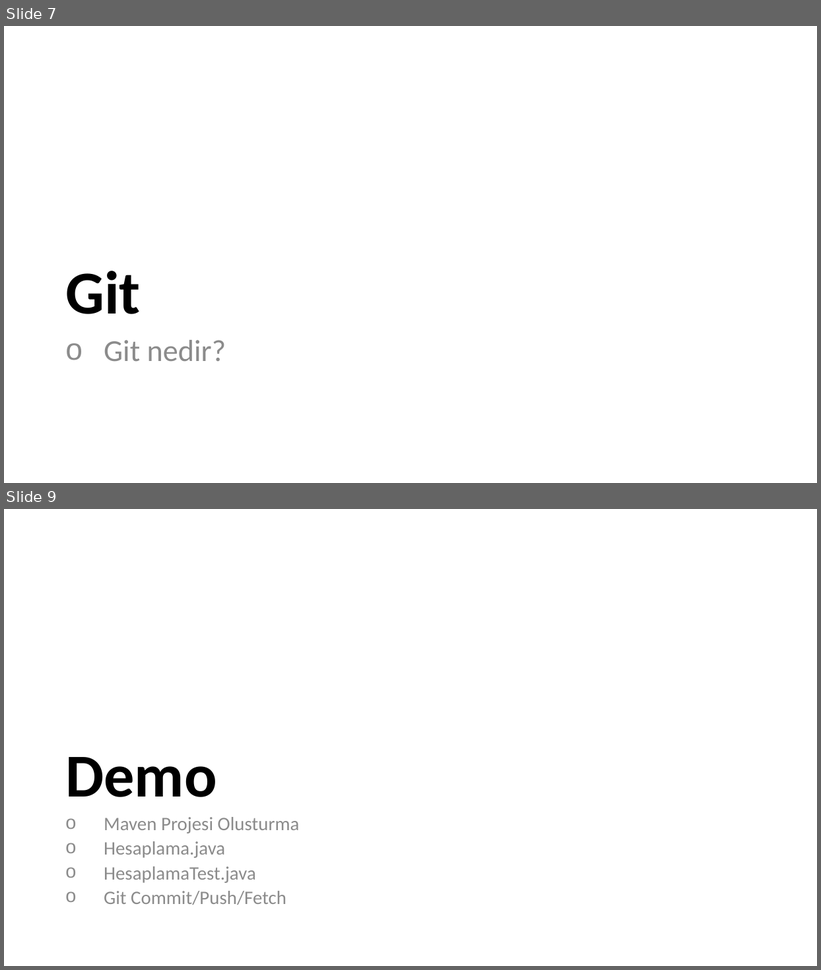
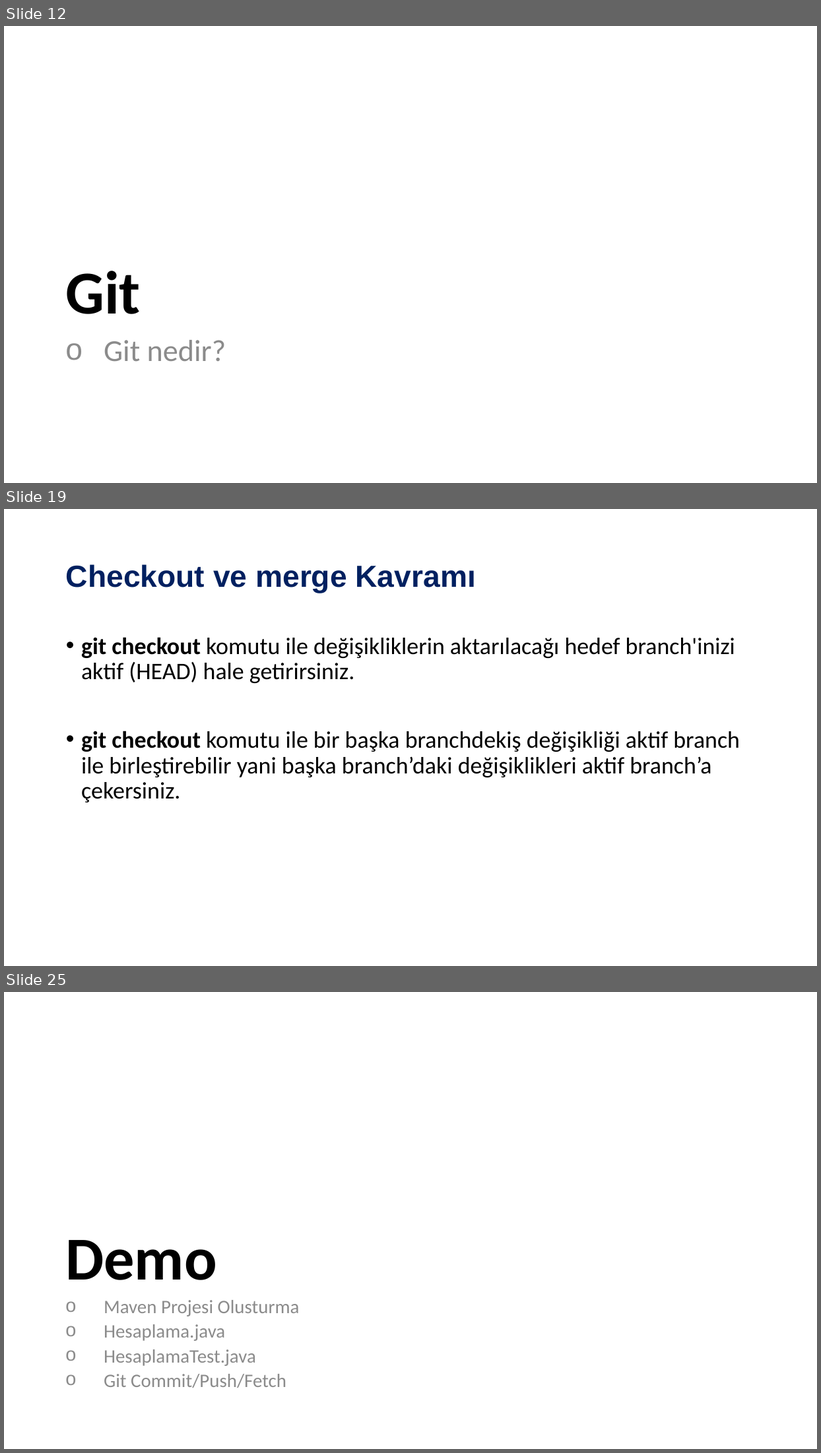
Before and after one commit to ozkansari/MyCourses, a slide deck: SoftwareDevEnvAndTools_2017Autumn/_docs/4_Ders_Sunum.pptx. Shown one above the other, each under a label of ours: slides 7 and 9 before the commit, slides 12, 19 and 25 after it; the slides between them are not shown. The pictures are 821x970 and 821x1453 pixels, drawn with LibreOffice and Linux fonts; fonts in the diff are those of the drawing. Boxes give left, top, right and bottom in pixels: in the first picture for what was removed or moved away, otherwise in the second. Text is boxed around its words. In the diff, an @@ line names an element or a change of style, - is before the commit and + after.

```diff
--- a/SoftwareDevEnvAndTools_2017Autumn/_docs/4_Ders_Sunum.pptx
+++ b/SoftwareDevEnvAndTools_2017Autumn/_docs/4_Ders_Sunum.pptx
@@ slide 19 added at (x1=4, y1=509, x2=817, y2=966), background #FFFFFF @@
@@ title added at (x1=66, y1=564, x2=476, y2=593), 36 pt, text #002060, bold @@
+Checkout ve merge Kavramı
@@ text added at (x1=81, y1=637, x2=740, y2=803), 28 pt, text #000000 @@
+• git checkout komutu ile değişikliklerin aktarılacağı hedef branch'inizi aktif (HEAD) hale getirirsiniz.
+• git checkout komutu ile bir başka branchdekiş değişikliği aktif branch ile birleştirebilir yani başka branch’daki değişiklikleri aktif branch’a çekersiniz.
@@ what was slide 7 is now slide 12 @@
@@ what was slide 9 is now slide 25 @@
```
Also in this commit, not shown: 4 slides changed, 15 other slides added, 3 other files.
